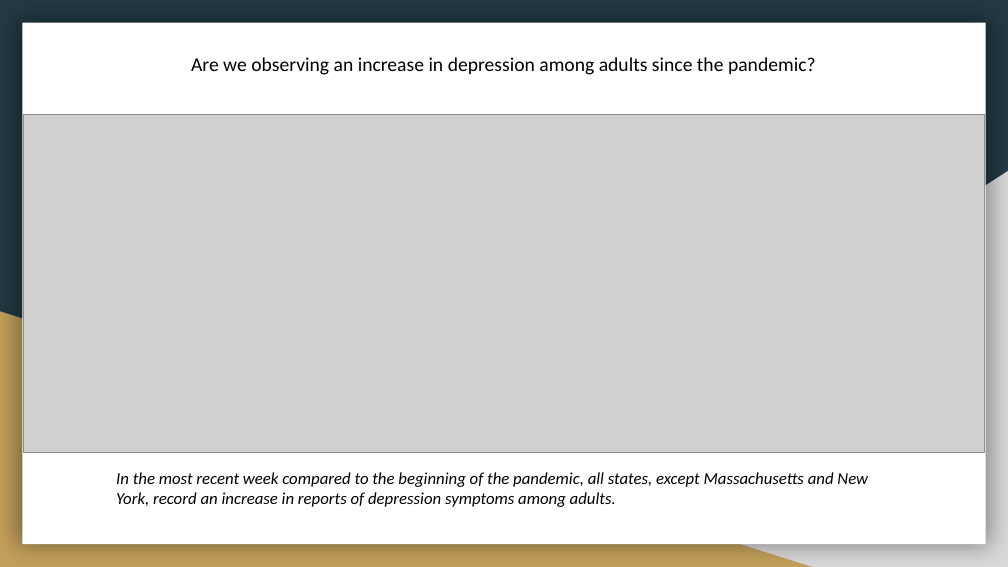
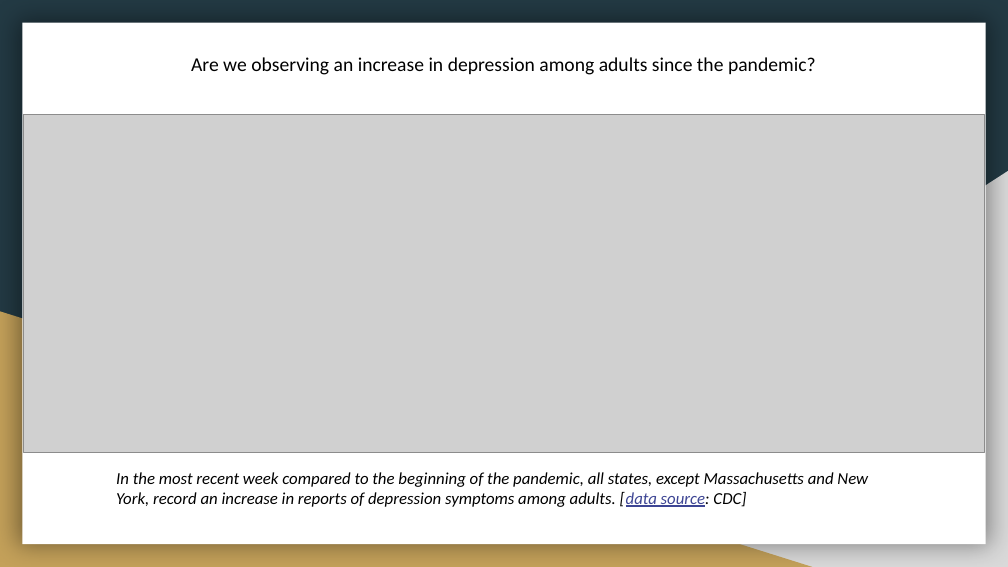
Before and after one commit to CristinaSahoo/Motivation-Through-Friendly-Competition, a slide deck: slide 4 of presentation/Motivation-Friendly-Competition.pptx (slide 3 before the commit). Drawn at 1008x567 pixels with LibreOffice and Linux fonts; fonts in the diff are those of the drawing; grey boxes stand for pictures. Boxes give left, top, right and bottom in pixels: in the first picture for what was removed or moved away, otherwise in the second. Text is boxed around its words. In the diff, an @@ line names an element or a change of style, - is before the commit and + after.

```diff
--- a/presentation/Motivation-Friendly-Competition.pptx
+++ b/presentation/Motivation-Friendly-Competition.pptx
@@ text at box(116, 472, 868, 507): text changed @@
-In the most recent week compared to the beginning of the pandemic, all states, except Massachusetts and New York, record an increase in reports of depression symptoms among adults.
+In the most recent week compared to the beginning of the pandemic, all states, except Massachusetts and New York, record an increase in reports of depression symptoms among adults. [data source: CDC]
```
Also in this commit, not shown: 3 other slides changed, 4 slides added, 1 slide removed, 2 other files.
